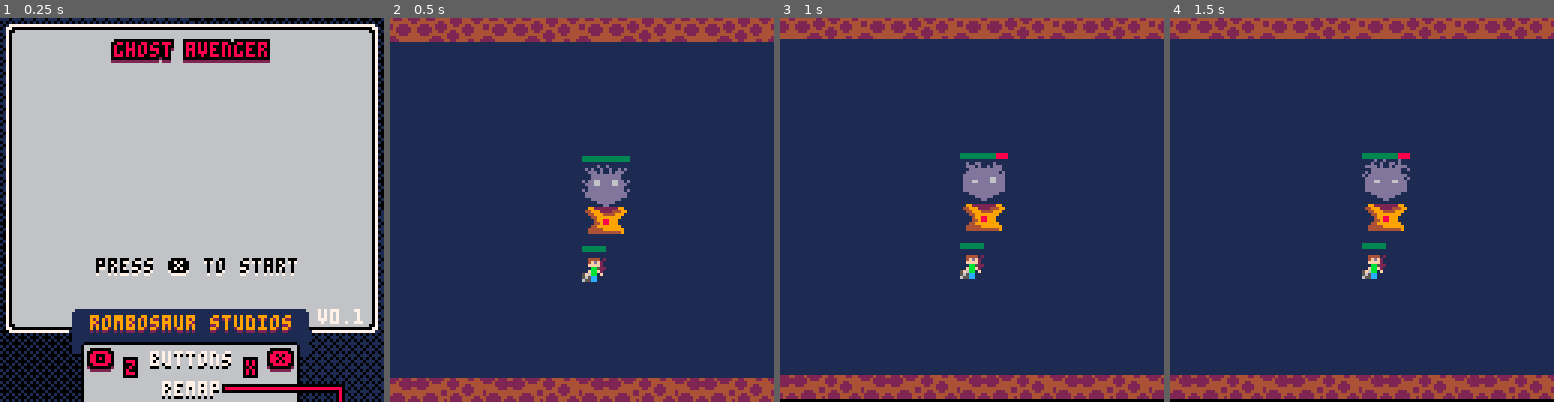
Above: before the commit, frames 1-4 (left to right).
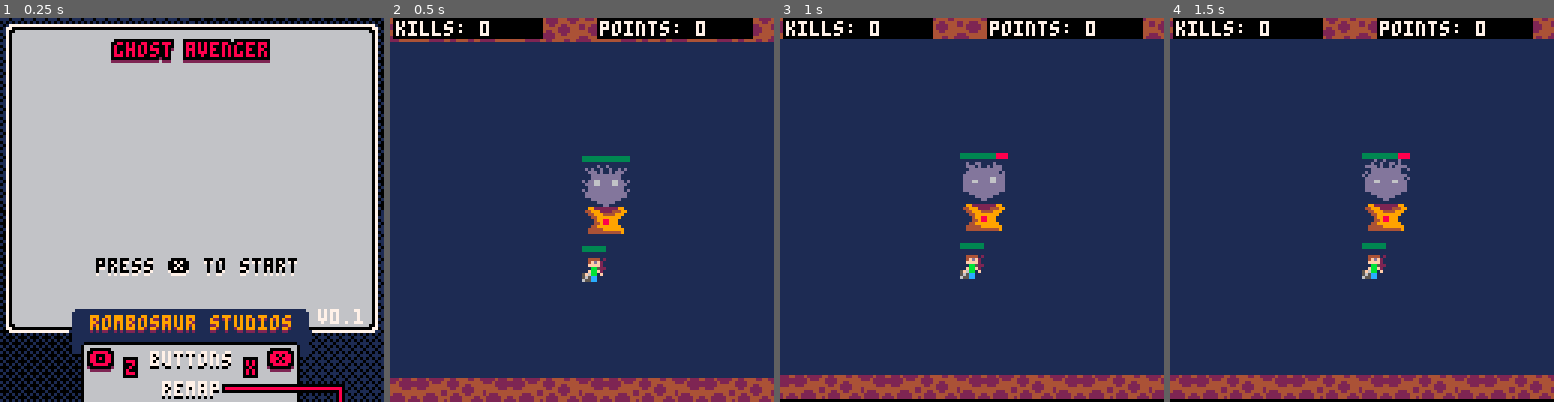
Above: after the commit, the same moments.

Repository: Rombusevil/ld44-ghost-avenger
Game: PICO-8 cartridge ld44.p8
Two runs of this game, one before a commit and one after it. Both use one fixed random seed, a clock stepped at 60 frames per second and the inputs below.
Inputs (mouse positions are in pixels of both pictures, inside the frame that each line leads up to):
- Up to frame 1 (0.25 s): no input
- Up to frame 2 (0.5 s): tap X (X key) at 0.33 s
- Up to frame 3 (1 s): click (1060, 121) at 0.67 s; tap O (Z key) at 0.7 s
- Up to frame 4 (1.5 s): tap X (X key) at 1.07 s; click (1216, 267) at 1.22 s

Frame 1 is identical in both runs. In frame 2, 4.4% of the frame differs, in the area x 0-95%, y 0-6%; in frame 3, 4.4%; in frame 4, 4.4%.

Commit message:
Added points and hud

Diff:
--- a/game_state.lua
+++ b/game_state.lua
@@ -12,6 +12,7 @@
     local bf=true   -- bomb fuse
     local t=0       -- ticker
     local ct=0      -- clock trigger
+    local p=0       -- points
 
     function sword(x,y,h)
         local anim_obj=anim()
@@ -259,6 +260,7 @@
                 zkills+=1
                 bt+=1
                 ct+=1
+                p+=3
                 return
             end
 
@@ -380,6 +382,7 @@
                 del(updas,e)
                 del(draws,e)
                 del(spawns,e)
+                p+=100
             end
 
             if not e.fr then
@@ -440,6 +443,7 @@
                 del(draws, e)
                 bt=0
                 bf=true
+                p+=10
             end
 
             -- if collides with hero explode
@@ -485,6 +489,7 @@
                     del(updas, e)
                     del(draws, e)
                     del(clos, e)
+                    p+=50
                 end
             end
 
@@ -512,6 +517,11 @@
     local sp4 = spawner(16 ,96,h,6 ,g) add(updas, sp4) add(draws, sp4) add(spawns, sp4)
 
     s.update=function()
+        if #spawns == 0 then
+            -- TODO: pasar points y kills
+            curstate=win_state()
+        end
+
         t+=1
         local cx=0
         if(h.x > 64)cx=h.x-64
@@ -533,7 +543,7 @@
         end
 
         -- Spawn Freeze Clock
-        if ct > 5 and count(clos)==0 then
+        if ct > 5 and #clos==0 then
             local xx=rnd(32)+192
             local yy=rnd(40)+70
             local c=clock(xx,yy,h) add(updas,c) add(draws,c) add(clos, c)
@@ -550,6 +560,14 @@
         for d in all(draws) do
             d:draw()
         end
+
+        -- hud
+        camera(0,0)
+        rectfill(1,0,50,6, 0)
+        print("kills: "..zkills,2,1,7)
+
+        rectfill(69,0,120,6, 0)
+        print("points: "..p,70,1,7)
     end
 
     -- y sort draws
--- a/ld44.p8
+++ b/ld44.p8
@@ -353,6 +353,7 @@
     local bf=true
     local t=0
     local ct=0
+    local p=0
     function sword(x,y,h)
         local anim_obj=anim()
         anim_obj:add(52,1,1,1,1)
@@ -544,6 +545,7 @@
                 zkills+=1
                 bt+=1
                 ct+=1
+                p+=3
                 return
             end
             if not e.fr then
@@ -639,6 +641,7 @@
                 del(updas,e)
                 del(draws,e)
                 del(spawns,e)
+                p+=100
             end
             if not e.fr then
                 e.tick+=0.1
@@ -686,6 +689,7 @@
                 del(draws, e)
                 bt=0
                 bf=true
+                p+=10
             end
             if collides(h,e) then
                 exp:multiexplode(e.x,e.y)
@@ -723,6 +727,7 @@
                     del(updas, e)
                     del(draws, e)
                     del(clos, e)
+                    p+=50
                 end
             end
             if collides(h,e) and e.f then
@@ -746,6 +751,9 @@
     local sp3 = spawner(224,96,h,11,g) add(updas, sp3) add(draws, sp3) add(spawns, sp3)
     local sp4 = spawner(16 ,96,h,6 ,g) add(updas, sp4) add(draws, sp4) add(spawns, sp4)
     s.update=function()
+        if #spawns == 0 then
+            curstate=win_state()
+        end
         t+=1
         local cx=0
         if(h.x > 64)cx=h.x-64
@@ -762,7 +770,7 @@
             local yy=rnd(40)+70
             local b=bomb(xx,yy,h) add(updas,b) add(draws,b)
         end
-        if ct > 5 and count(clos)==0 then
+        if ct > 5 and #clos==0 then
             local xx=rnd(32)+192
             local yy=rnd(40)+70
             local c=clock(xx,yy,h) add(updas,c) add(draws,c) add(clos, c)
@@ -776,6 +784,11 @@
         for d in all(draws) do
             d:draw()
         end
+        camera(0,0)
+        rectfill(1,0,50,6, 0)
+        print("kills: "..zkills,2,1,7)
+        rectfill(69,0,120,6, 0)
+        print("points: "..p,70,1,7)
     end
     function sort(a)
         for i=1,#a do
